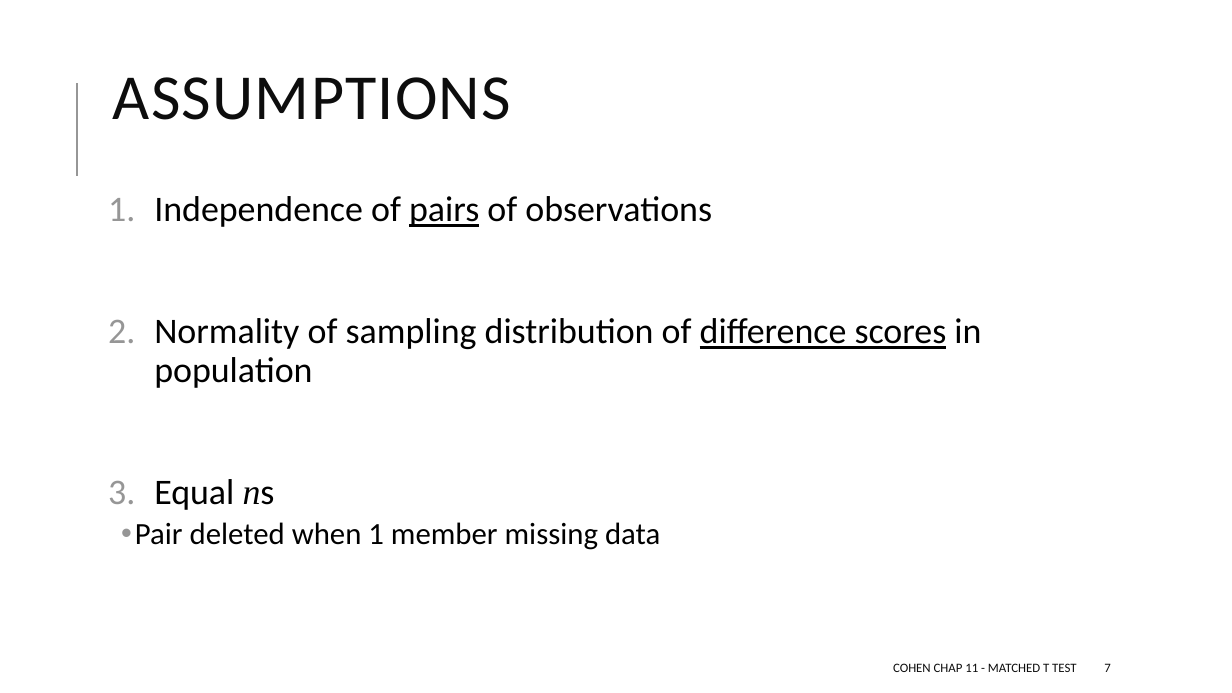
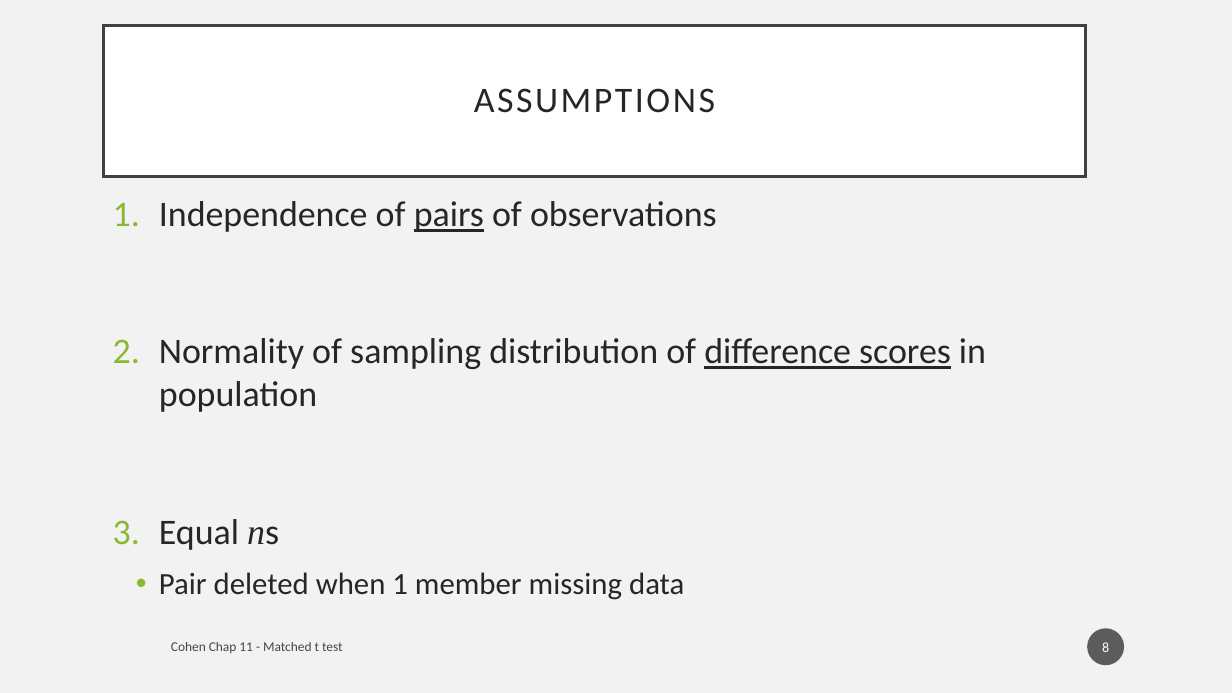
Before and after one commit to TysonStanley/EDUC-6600, a slide deck: slide 8 of old/Cohen chap 11 Matched t Test (screen).pptx (slide 7 before the commit). Drawn at 1232x693 pixels with LibreOffice and Linux fonts; fonts in the diff are those of the drawing. Boxes give left, top, right and bottom in pixels: in the first picture for what was removed or moved away, otherwise in the second. Text is boxed around its words. In the diff, an @@ line names an element or a change of style, - is before the commit and + after.

```diff
--- a/old/Cohen chap 11 Matched t Test (screen).pptx
+++ b/old/Cohen chap 11 Matched t Test (screen).pptx
@@ background #FFFFFF to #F2F2F2 @@
@@ title "ASSUMPTIONS": place and size @@
-title "ASSUMPTIONS" at bbox=[113, 77, 511, 120]
+title "ASSUMPTIONS" at bbox=[104, 25, 1086, 177]
@@ title "ASSUMPTIONS" at bbox=[104, 25, 1086, 177]: size 50 to 28 pt, text colour #0D0D0D to #262626, letter spacing 1 to 2 pt; alignment left to centre; line spacing 0.8 to 0.9; fill none to #FFFFFF; outline none to #404040 2.5 pt @@
@@ line removed from (77, 176) to (77, 83) @@
@@ text "Independence of pairs of observations" at bbox=[159, 201, 986, 600]: text colour #000000 to #262626; line spacing 0.9 to 1; less space between paragraphs; bullet colour #969696 to #8AB833; indent changed; more space between paragraphs @@
@@ page number added at bbox=[1088, 628, 1125, 665], fill #1D1D1D at 70% opacity, 11 pt, text #FFFFFF @@
+8
@@ text at bbox=[171, 642, 343, 653]: text changed; size 10 to 10.5 pt; text colour #0D0D0D to #000000 at 70% opacity @@
-COHEN CHAP 11 - MATCHED T TEST
+Cohen Chap 11 - Matched t test
@@ page number removed at bbox=[1104, 663, 1110, 672] @@
-7
```
Also in this commit, not shown: 18 other slides changed, 1 slide added, 2 other files.
